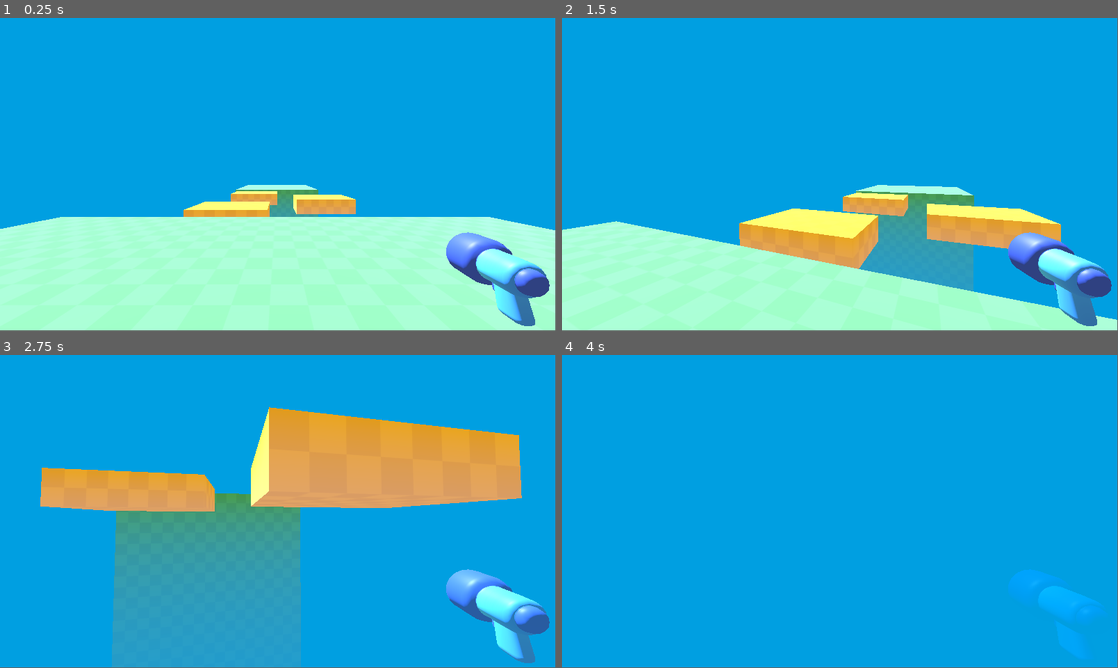
Above: before the commit, frames 1-4 (two rows, left to right).
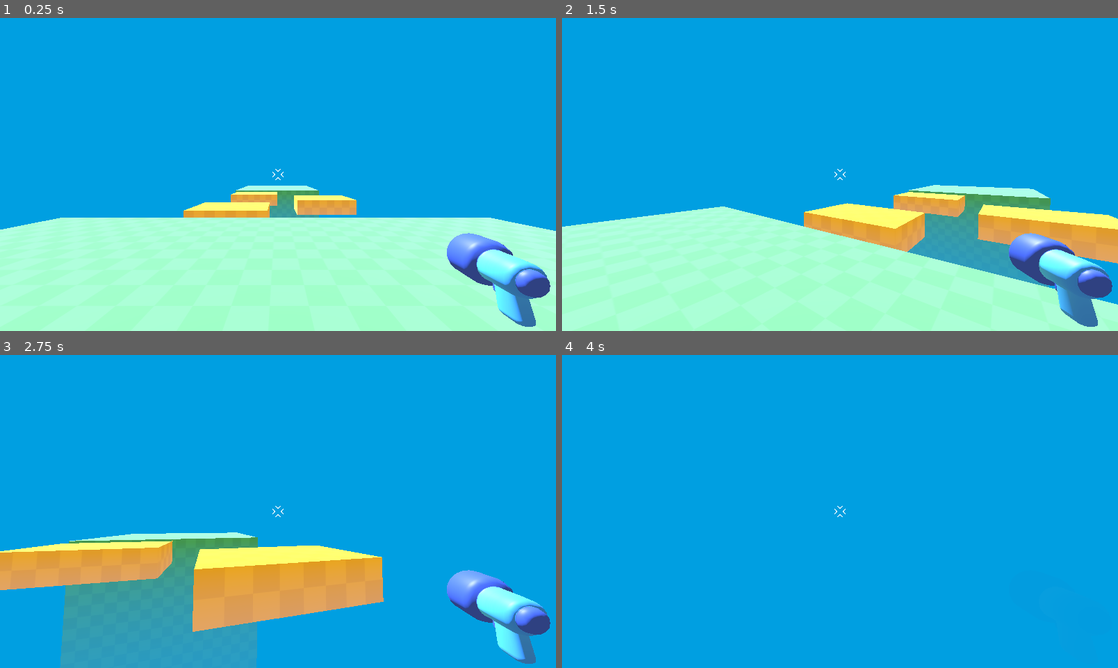
Above: after the commit, the same moments.

Repository: YvanDesPatates/Jelly_Belly_3D
Game: Godot game, scene res://level/temporary_level.tscn
Two runs of this game, one before a commit and one after it. Both use one fixed random seed, a clock stepped at 60 frames per second and the inputs below.
Inputs (mouse positions are in pixels of both pictures, inside the frame that each line leads up to):
- Up to frame 1 (0.25 s): no input
- Up to frame 2 (1.5 s): tap Enter at 0.5 s; move the mouse to (867, 171) at 0.52 s; hold W (move_forward) from 0.53 s (still down); tap Space (jump) at 0.77 s; move the mouse to (812, 174) at 1.27 s
- Up to frame 3 (2.75 s): keep holding W (move_forward); tap Space (jump) at 1.52 s; move the mouse to (289, 505) at 2.02 s
- Up to frame 4 (4 s): keep holding W (move_forward); move the mouse to (834, 514) at 2.77 s; tap Space (jump) at 3.02, 3.77 s; move the mouse to (878, 514) at 3.52 s
In our replay, the window is 799x449 before the commit and 800x450 after it. These sizes can differ from the game's own. Grey fills any space a smaller window leaves; there, only what the larger window draws over its background counts as a difference.

The runs differ from the first frame. In frame 1, 1.1% of the frame differs, in the area x 0-100%, y 48-100%; in frame 2, 15%; in frame 3, 38%, in the area x 0-99%, y 16-100%; in frame 4, 1.0%.

Commit message:
reticul and resolution settings

Diff:
--- a/player/player.tscn
+++ b/player/player.tscn
@@ -2,6 +2,7 @@
 
 [ext_resource type="PackedScene" uid="uid://clniixqutsv8x" path="res://player/simple_gun/gun_model.glb" id="1_oul6g"]
 [ext_resource type="Script" uid="uid://bxefmcna25n8l" path="res://player/player.gd" id="1_rkbax"]
+[ext_resource type="Texture2D" uid="uid://cd0e3drkv20yh" path="res://player/reticle.png" id="3_g1dw6"]
 
 [sub_resource type="CapsuleShape3D" id="CapsuleShape3D_kqu6x"]
 
@@ -18,3 +19,20 @@
 
 [node name="gun_model" parent="Camera3D" unique_id=905717943 instance=ExtResource("1_oul6g")]
 transform = Transform3D(-0.182346, 0, 0.023601696, 0, 0.18386708, 0, -0.023601696, 0, -0.182346, 0.5149042, -0.22128522, -0.47111037)
+
+[node name="Reticle" type="TextureRect" parent="." unique_id=1973723800]
+anchors_preset = 8
+anchor_left = 0.5
+anchor_top = 0.5
+anchor_right = 0.5
+anchor_bottom = 0.5
+offset_left = -20.0
+offset_top = -20.0
+offset_right = 20.0
+offset_bottom = 20.0
+grow_horizontal = 2
+grow_vertical = 2
+size_flags_horizontal = 4
+size_flags_vertical = 4
+texture = ExtResource("3_g1dw6")
+expand_mode = 1
--- a/project.godot
+++ b/project.godot
@@ -14,6 +14,12 @@
 run/main_scene="uid://dp7sxe5xl5shk"
 config/features=PackedStringArray("4.6", "Mobile")
 config/icon="res://icon.svg"
+
+[display]
+
+window/size/viewport_width=1920
+window/size/viewport_height=1080
+window/stretch/mode="viewport"
 
 [dotnet]
 
@@ -52,8 +58,6 @@
 jump={
 "deadzone": 0.2,
 "events": [Object(InputEventKey,"resource_local_to_scene":false,"resource_name":"","device":-1,"window_id":0,"alt_press …(191 unchanged characters)…
-, Object(InputEventKey,"resource_local_to_scene":false,"resource_name":"","device":-1,"window_id":0,"alt_pressed":false,"shift_pressed":false,"ctrl_pressed":false,"meta_pressed":false,"pressed":false,"keycode":0,"physical_keycode":4194326,"key_label":0,"unicode":0,"location":0,"echo":false,"script":null)
-, Object(InputEventJoypadButton,"resource_local_to_scene":false,"resource_name":"","device":-1,"button_index":0,"pressure":0.0,"pressed":false,"script":null)
 ]
 }
 
